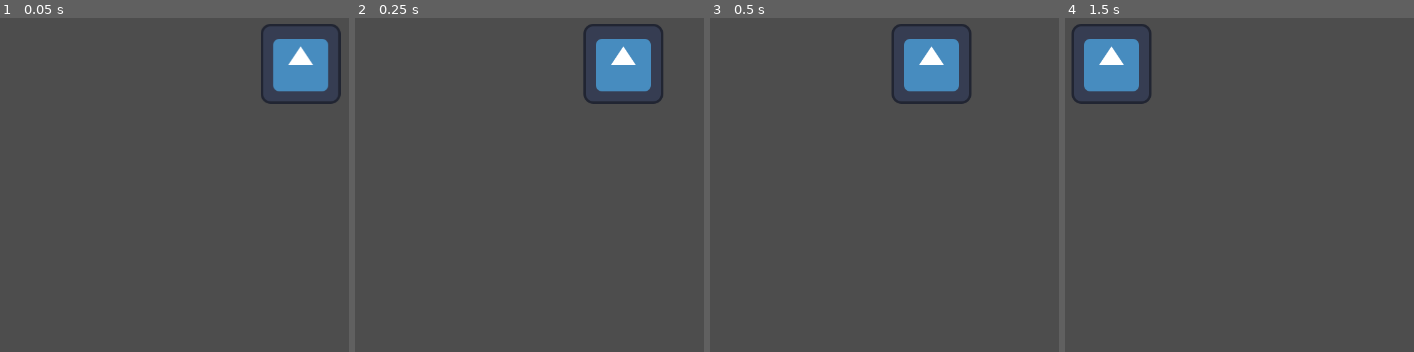
Above: before the commit, frames 1-4 (left to right).
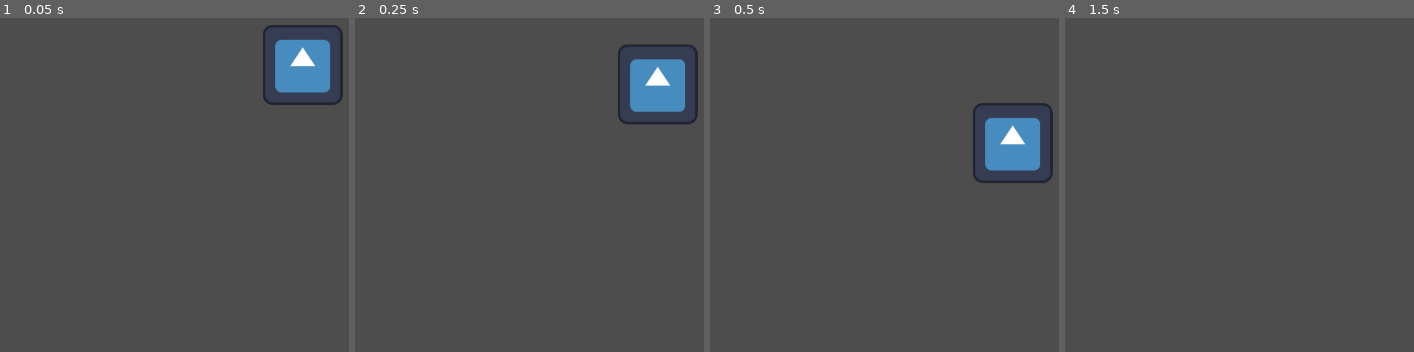
Above: after the commit, the same moments.

Repository: WinterAtne/Cancer_Bear
Game: Godot game, scene res://scenes/enemies/enemy.tscn
Two runs of this game, one before a commit and one after it. Both use one fixed random seed, a clock stepped at 60 frames per second and the inputs below. This scene is started directly instead of the project's main scene. The engine's default icon, where the game draws it, is replaced by a stand-in: a white triangle on a blue panel in a dark square.
Inputs:
- Up to frame 1 (0.05 s): no input
- Up to frame 2 (0.25 s): no input
- Up to frame 3 (0.5 s): no input
- Up to frame 4 (1.5 s): hold D (right) from 0.53 s (still down); tap 1 (spell_1) at 0.6 s; tap W (up) at 0.77 s; tap 2 (spell_2) at 1.35 s

The runs differ from the first frame. In frame 1, 1.1% of the frame differs, in the area x 74-99%, y 1-27%; in frame 2, 4.9%; in frame 3, 6.4%, in the area x 52-99%, y 1-50%; in frame 4, 3.1%.

Commit message:
Added vertical movement for flying creatures

Diff:
--- a/scenes/enemies/enemy.gd
+++ b/scenes/enemies/enemy.gd
@@ -6,19 +6,37 @@
 
 var navigation_success_distance : float = 15
 
+var can_fly : bool = false
+var gravity : float = ProjectSettings.get_setting("physics/2d/default_gravity")
+
 #State
 @export var target : Vector2
 
 func _physics_process(delta) -> void:
-	horizontal_movement(delta)
+	var direction : Vector2 = position.direction_to(target)
+
+	horizontal_movement(delta, direction.x)
+	vertical_movement(delta, direction.y)
 
 	move_and_slide()
 
 
-func horizontal_movement(delta) -> void:
+func horizontal_movement(delta : float, direction : float) -> void:
 	if position.distance_to(target) >= navigation_success_distance:
-		var direction : float = position.direction_to(target).x
 		velocity.x = move_toward(velocity.x, speed * direction, delta * acceleration)
 
 	else:
 		velocity.x = move_toward(velocity.x, 0, delta * acceleration)
+
+
+
+func vertical_movement(delta : float, direction : float) -> void:
+	if not can_fly:
+		velocity.y += gravity * delta
+		return
+
+	if position.distance_to(target) >= navigation_success_distance:
+		velocity.y = move_toward(velocity.y, speed * direction, delta * acceleration)
+
+	else:
+		velocity.y = move_toward(velocity.y, 0, delta * acceleration)
--- a/scenes/enemies/enemy.tscn
+++ b/scenes/enemies/enemy.tscn
@@ -5,7 +5,6 @@
 
 [node name="Enemy" type="CharacterBody2D"]
 script = ExtResource("1_s1jfs")
-target = Vector2(-400, 0)
 
 [node name="Sprite2D" type="Sprite2D" parent="."]
 position = Vector2(574, 259)
